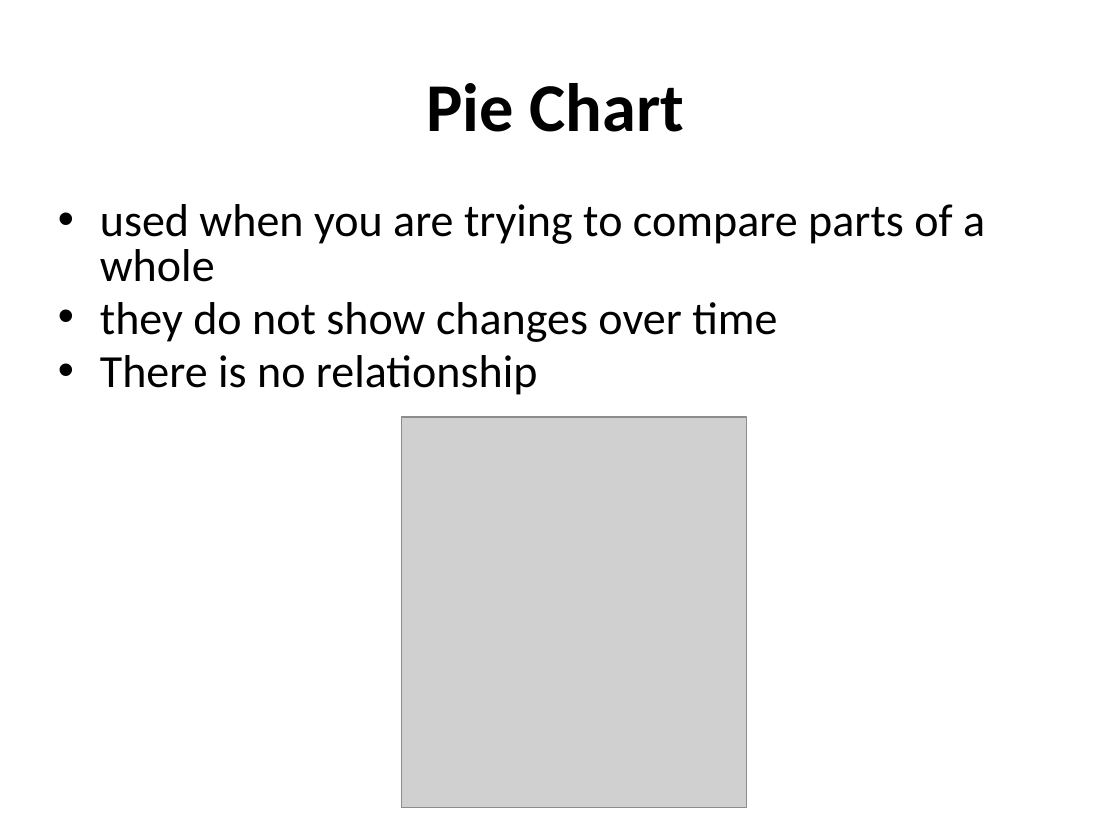
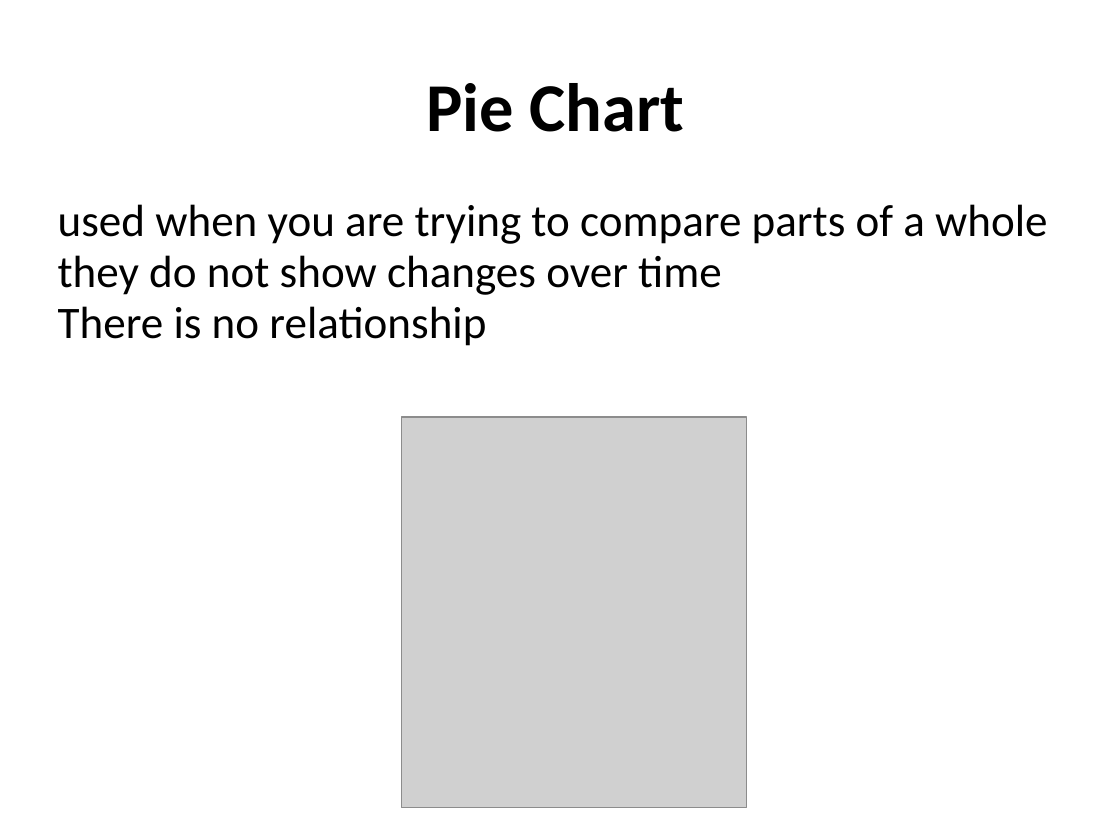
Before and after one commit to classes-list/middle-school, a slide deck: slide 9 of data-analysis.pptx. Drawn at 1120x840 pixels with LibreOffice and Linux fonts; fonts in the diff are those of the drawing; grey boxes stand for pictures. Boxes give left, top, right and bottom in pixels: in the first picture for what was removed or moved away, otherwise in the second. Text is boxed around its words. In the diff, an @@ line names an element or a change of style, - is before the commit and + after.

```diff
--- a/data-analysis.pptx
+++ b/data-analysis.pptx
@@ text "used when you are trying ..." at bbox=[58, 204, 1047, 346]: size 29.6 to 29 pt; bullet • to none @@
```
Also in this commit, not shown: 24 other slides changed, 2 slides removed, 2 other files.
